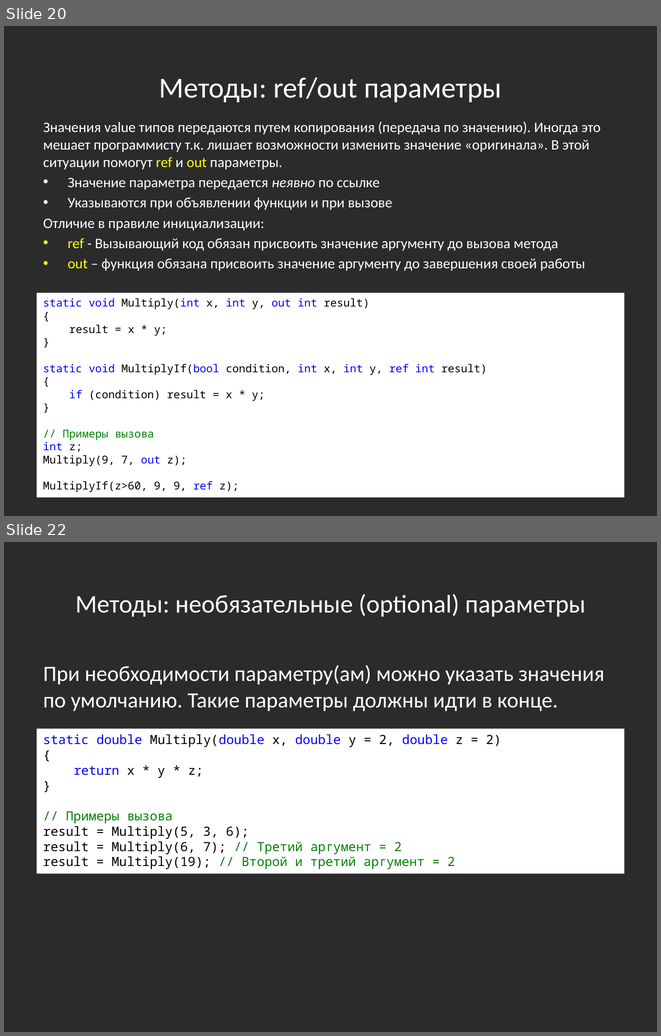
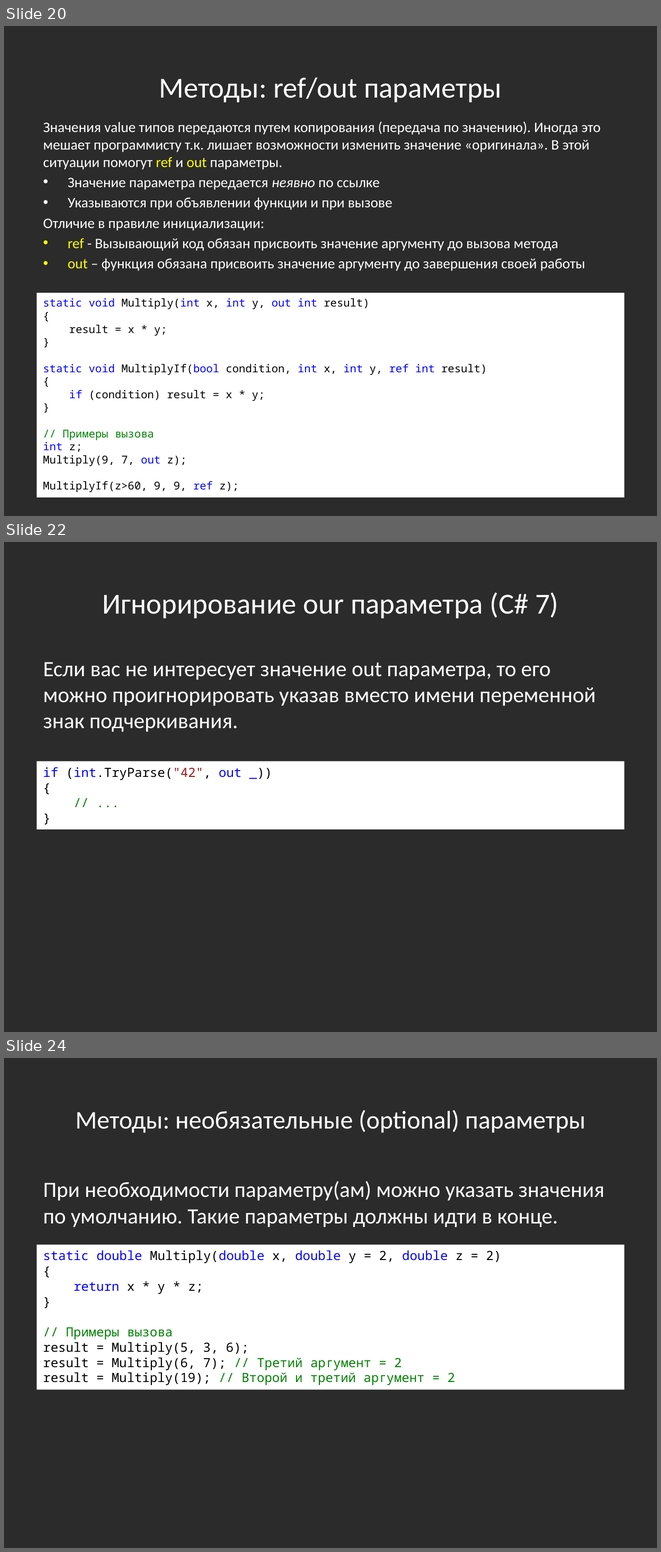
Before and after one commit to bazile/Training, a slide deck: Presentation/lesson-02-oop.pptx. Shown one above the other, each under a label of ours: slides 20 and 22 before the commit, slides 20, 22 and 24 after it; the slides between them are not shown. The pictures are 661x1036 and 661x1552 pixels, drawn with LibreOffice and Linux fonts; fonts in the diff are those of the drawing; background and template pictures are left out; a plain dark background stands for a picture behind light text. Boxes give left, top, right and bottom in pixels: in the first picture for what was removed or moved away, otherwise in the second. Text is boxed around its words. In the diff, an @@ line names an element or a change of style, - is before the commit and + after.

```diff
--- a/Presentation/lesson-02-oop.pptx
+++ b/Presentation/lesson-02-oop.pptx
@@ slide 22 added at (4,542,657,1032), background picture (left out) @@
@@ text added at (102,592,558,618), 32 pt, text #FFFFFF @@
+Игнорирование our параметра (C# 7)
@@ text added at (43,662,595,732), 24 pt, text #FFFFFF @@
+Если вас не интересует значение out параметра, то его можно проигнорировать указав вместо имени переменной знак подчеркивания.
@@ rectangle added at (37,761,624,829), fill #FFFFFF, 14 pt, text #000000 @@
+if (int.TryParse("42", out _))
+{
+// ...
+}
@@ what was slide 22 is now slide 24 @@
```
Also in this commit, not shown: 1 slide changed, 1 other slide added, 23 other files.
